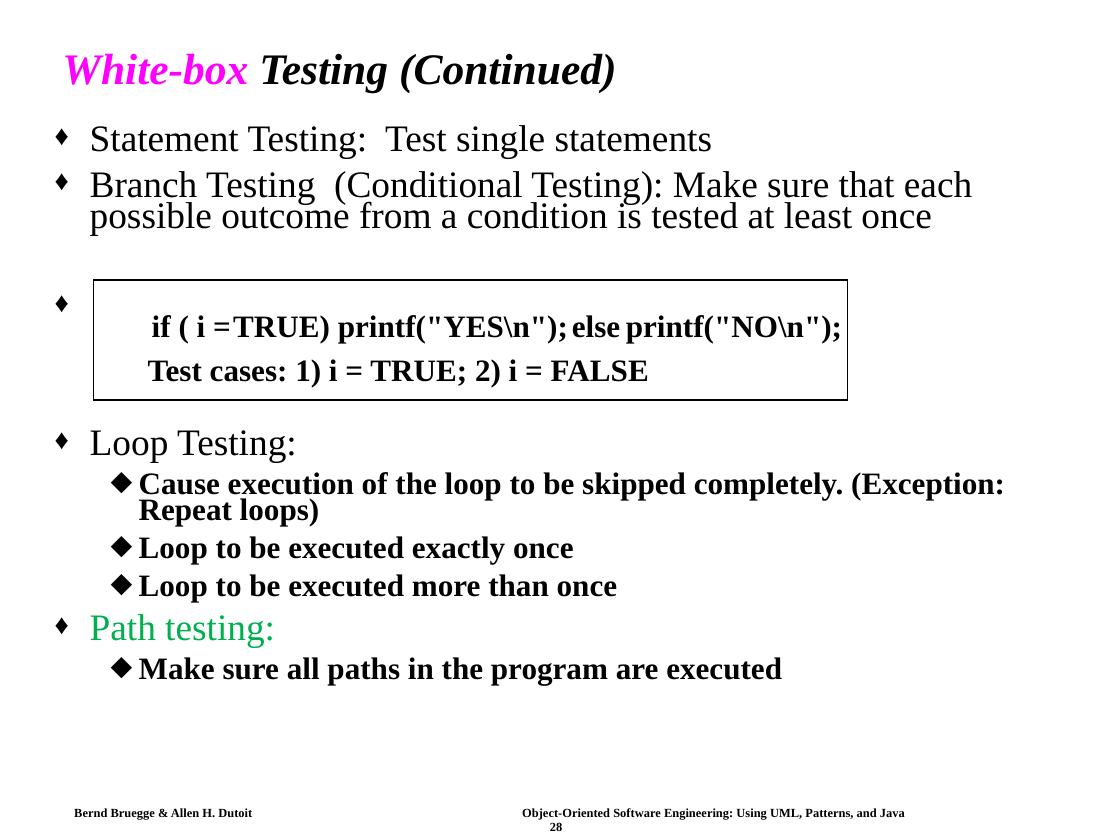
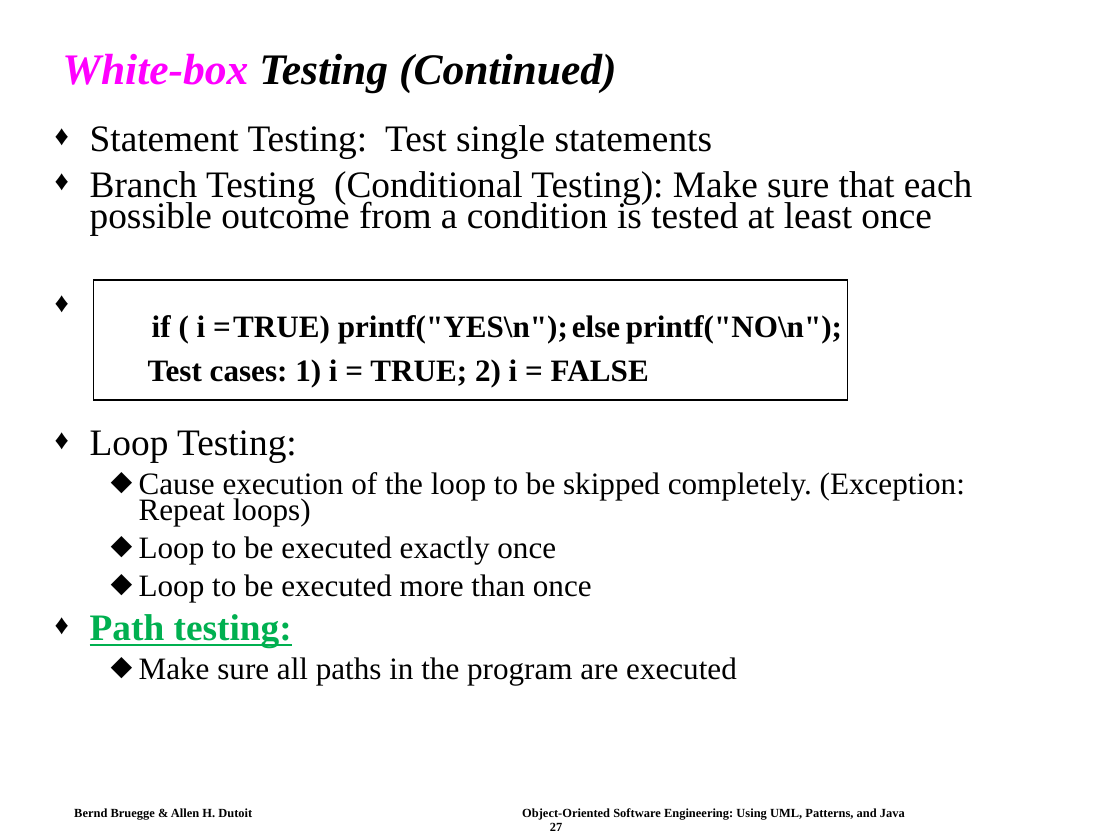
Before and after one commit to swtv-kaist/cs350-fall25, a slide deck: slide 27 of slides/lec21-ch11-testing-OOSE.ppt (slide 28 before the commit). Drawn at 1120x840 pixels with LibreOffice and Linux fonts; fonts in the diff are those of the drawing. Boxes give left, top, right and bottom in pixels: in the first picture for what was removed or moved away, otherwise in the second. Text is boxed around its words. In the diff, an @@ line names an element or a change of style, - is before the commit and + after.

```diff
--- a/slides/lec21-ch11-testing-OOSE.ppt
+++ b/slides/lec21-ch11-testing-OOSE.ppt
@@ text at <box>90,472,965,685</box>: bold off in "Cause execution of the loop to be ...", "Loop to be executed exactly once", "Loop to be executed more than once", "Make sure all paths in the program ..."; bold on, underline on in "Path testing:" @@
@@ text at <box>74,808,905,831</box>: text changed @@
-Bernd Bruegge & Allen H. Dutoit Object-Oriented Software Engineering: Using UML, Patterns, and Java 28
+Bernd Bruegge & Allen H. Dutoit Object-Oriented Software Engineering: Using UML, Patterns, and Java 27
```
Also in this commit, not shown: 9 other slides changed, 1 slide removed, 1 other file.
